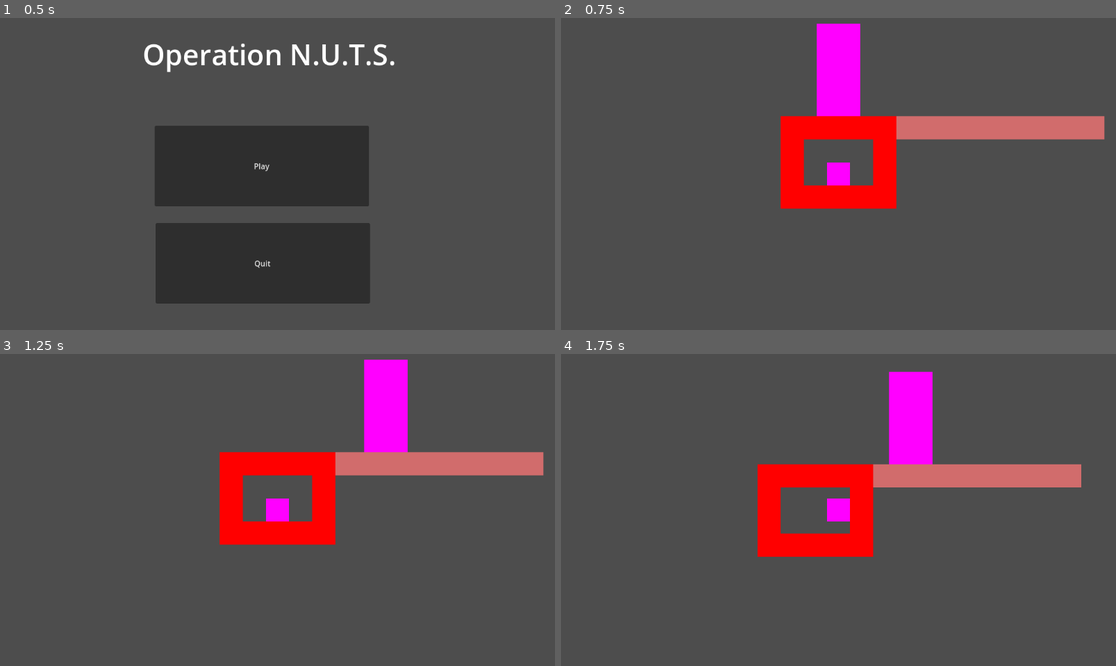
Above: before the commit, frames 1-4 (two rows, left to right).
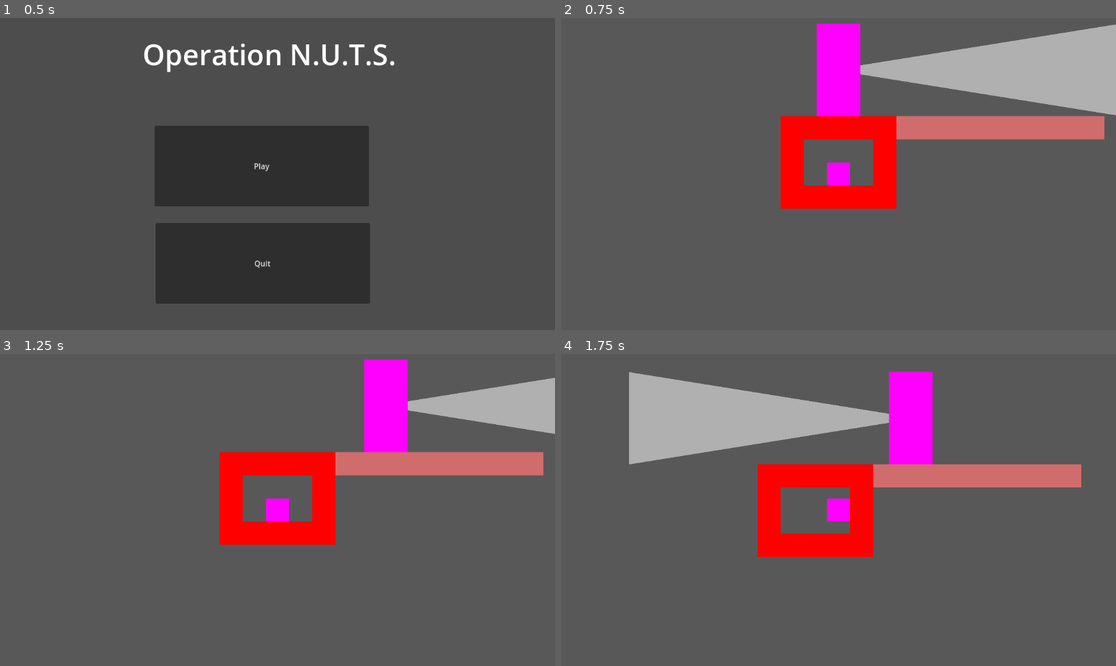
Above: after the commit, the same moments.

Repository: SupermanBritt/OperationNUTS
Game: Godot game, scene res://Scenes/main_menu.tscn
Two runs of this game, one before a commit and one after it. Both use one fixed random seed, a clock stepped at 60 frames per second and the inputs below.
Inputs:
- Up to frame 1 (0.5 s): no input
- Up to frame 2 (0.75 s): click "Play" at 0.5 s
- Up to frame 3 (1.25 s): no input
- Up to frame 4 (1.75 s): tap Enter (ui_accept) at 1.25, 1.52 s; hold Right (ui_right) from 1.28 s (still down)

Frame 1 is identical in both runs. In frame 2, 7.4% of the frame differs, in the area x 53-100%, y 2-32%; in frame 3, 2.8%; in frame 4, 7.7%, in the area x 12-60%, y 5-36%.

Commit message:
Added Flashlight
Does not detect the player yet but does use lighting.

Diff:
--- a/Scenes/testing.tscn
+++ b/Scenes/testing.tscn
@@ -1,5 +1,6 @@
-[gd_scene load_steps=6 format=3 uid="uid://cluonem1j2p4h"]
+[gd_scene load_steps=7 format=3 uid="uid://cluonem1j2p4h"]
 
+[ext_resource type="Texture2D" uid="uid://evynel21dtow" path="res://Textures/Untitled.png" id="1_hbjj8"]
 [ext_resource type="PackedScene" uid="uid://coogyl0u8ymia" path="res://Sprites/Squirrel.tscn" id="1_nn10j"]
 [ext_resource type="Texture2D" uid="uid://8p3n7a4q62ok" path="res://Tilesheets/New Piskel.png" id="2_tp4q6"]
 [ext_resource type="PackedScene" uid="uid://cmmfb0ku63rpk" path="res://Paths/PathLeftToRight.tscn" id="3_8cxo8"]
@@ -31,6 +32,11 @@
 
 [node name="testing" type="Node2D"]
 
+[node name="Sprite2D" type="Sprite2D" parent="."]
+position = Vector2(-360, 1856)
+scale = Vector2(56.1967, 38.3433)
+texture = ExtResource("1_hbjj8")
+
 [node name="Squirrel" parent="." instance=ExtResource("1_nn10j")]
 position = Vector2(304, 304)
 
--- a/Sprites/Enemy.tscn
+++ b/Sprites/Enemy.tscn
@@ -1,6 +1,7 @@
-[gd_scene load_steps=4 format=3 uid="uid://btkbvpehjqw01"]
+[gd_scene load_steps=5 format=3 uid="uid://c5uf7v7ng07ie"]
 
 [ext_resource type="Script" path="res://Scripts/Enemy.gd" id="1_3338g"]
+[ext_resource type="Texture2D" uid="uid://6nar3a1osgva" path="res://Textures/flashlight.png" id="2_txfa5"]
 
 [sub_resource type="PlaceholderTexture2D" id="PlaceholderTexture2D_de522"]
 size = Vector2(600, 2400)
@@ -19,3 +20,9 @@
 [node name="CollisionShape2D" type="CollisionShape2D" parent="."]
 shape = SubResource("RectangleShape2D_jwkg5")
 metadata/_edit_lock_ = true
+
+[node name="Flashlight" type="PointLight2D" parent="."]
+position = Vector2(2100, 0)
+scale = Vector2(1, 4)
+shadow_enabled = true
+texture = ExtResource("2_txfa5")
--- a/project.godot
+++ b/project.godot
@@ -40,3 +40,8 @@
 "events": [Object(InputEventKey,"resource_local_to_scene":false,"resource_name":"","device":-1,"window_id":0,"alt_press …(182 unchanged characters)…
 ]
 }
+jump={
+"deadzone": 0.5,
+"events": [Object(InputEventKey,"resource_local_to_scene":false,"resource_name":"","device":0,"window_id":0,"alt_pressed":false,"shift_pressed":false,"ctrl_pressed":false,"meta_pressed":false,"pressed":false,"keycode":0,"physical_keycode":32,"key_label":0,"unicode":0,"echo":false,"script":null)
+]
+}
Not shown: 1 places in Paths/PathLeftToRight.tscn that only renumber resources
Binary file added: Textures/Untitled.png
Not shown, added: Textures/Untitled.png.import
Binary file added: Textures/flashlight.png
Not shown, added: Textures/flashlight.png.import
